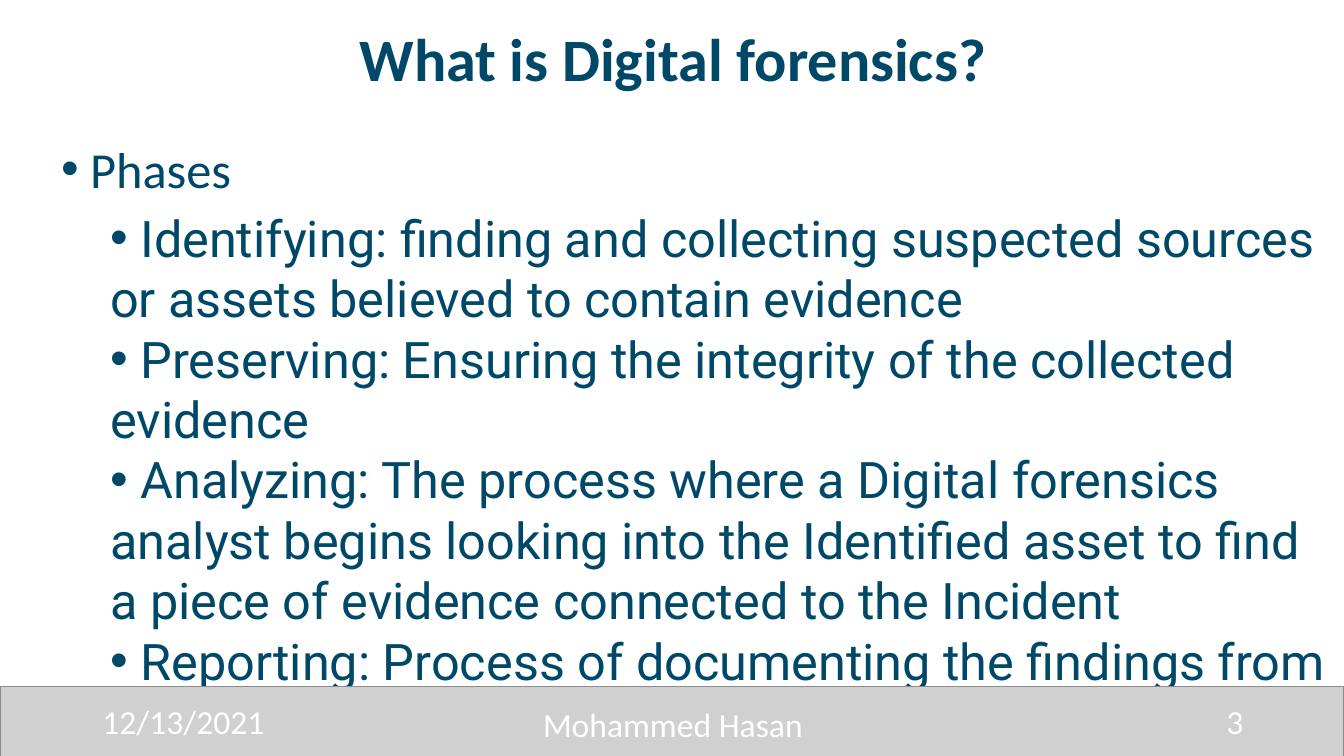
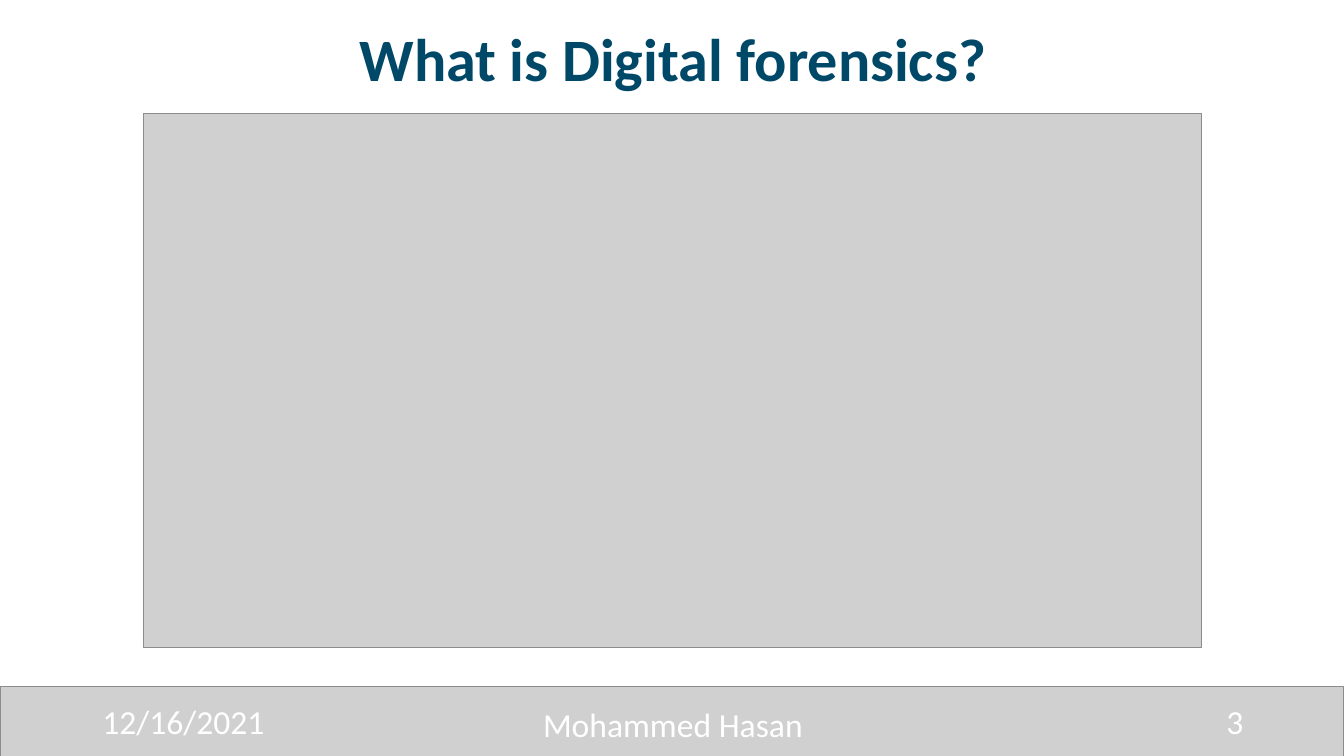
Before and after one commit to 0xHasanM/MISC, a slide deck: slide 3 of Talks/INSEC/INSEC.pptx. Drawn at 1344x756 pixels with LibreOffice and Linux fonts; fonts in the diff are those of the drawing; grey boxes stand for pictures. Boxes give left, top, right and bottom in pixels: in the first picture for what was removed or moved away, otherwise in the second. Text is boxed around its words. In the diff, an @@ line names an element or a change of style, - is before the commit and + after.

```diff
--- a/Talks/INSEC/INSEC.pptx
+++ b/Talks/INSEC/INSEC.pptx
@@ picture added at [144, 114, 1203, 647] @@
@@ text removed at [90, 153, 231, 189] @@
-• Phases
@@ text removed at [110, 218, 1325, 737] @@
-• Identifying: finding and collecting suspected sources or assets believed to contain evidence
-• Preserving: Ensuring the integrity of the collected evidence
-• Analyzing: The process where a Digital forensics analyst begins looking into the Identified asset to find a piece of evidence connected to the Incident
-• Reporting: Process of documenting the findings from the investigation to present it to the stakeholders or to a court
@@ text at [102, 711, 264, 735]: text changed @@
-12/13/2021
+12/16/2021
```
Also in this commit, not shown: 9 other slides changed, 1 slide removed.
